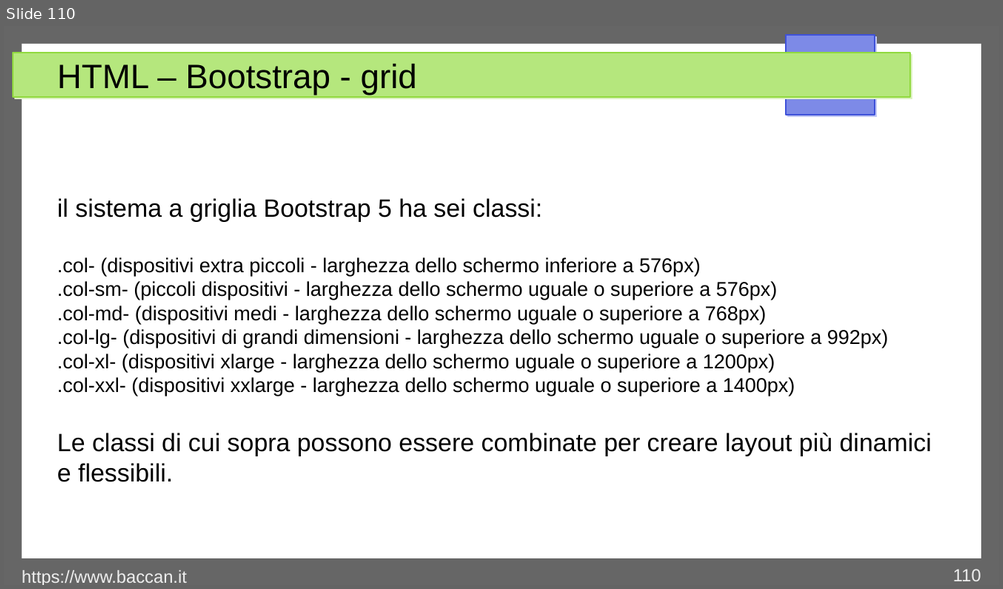
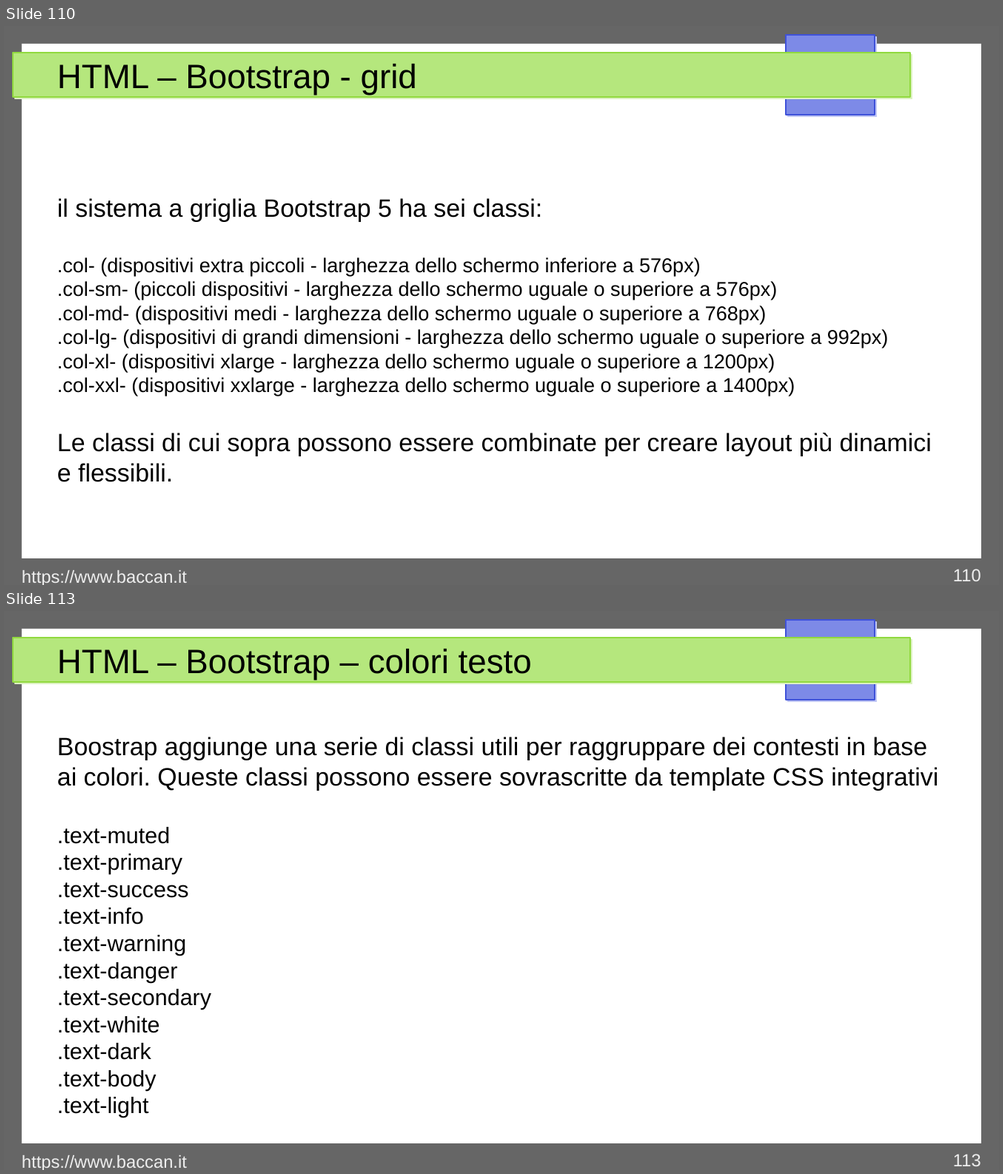
Before and after one commit to matteobaccan/CorsoHTML, a slide deck: Chapter_html.odp. Shown one above the other, each under a label of ours: slide 110 before the commit, slides 110 and 113 after it; the slides between them are not shown. The pictures are 1003x589 and 1003x1174 pixels, drawn with LibreOffice and Linux fonts; fonts in the diff are those of the drawing. Boxes give left, top, right and bottom in pixels: in the first picture for what was removed or moved away, otherwise in the second. Text is boxed around its words. In the diff, an @@ line names an element or a change of style, - is before the commit and + after.

Commit message:
Bootstrap

```diff
--- a/Chapter_html.odp
+++ b/Chapter_html.odp
@@ slide 113 added at bbox=[4, 611, 999, 1170], background #FFFFFF; not listed: 4 template elements that a slide beside it also shows @@
@@ title added at bbox=[57, 649, 532, 680], 27 pt, text #000000 @@
+HTML – Bootstrap – colori testo
@@ text added at bbox=[57, 737, 938, 1118], 20 pt, text #000000 @@
+Boostrap aggiunge una serie di classi utili per raggruppare dei contesti in base ai colori. Queste classi possono essere sovrascritte da template CSS integrativi
+.text-muted
+.text-primary
+.text-success
+.text-info
+.text-warning
+.text-danger
+.text-secondary
+.text-white
+.text-dark
+.text-body
+.text-light
@@ text added at bbox=[22, 1156, 187, 1170], 14 pt, text #EEEEEE @@
+https://www.baccan.it
@@ page number added at bbox=[953, 1154, 981, 1167], 14 pt, text #EEEEEE @@
+113
```
Also in this commit, not shown: 2 slides changed, 7 other slides added, 8 other files.
